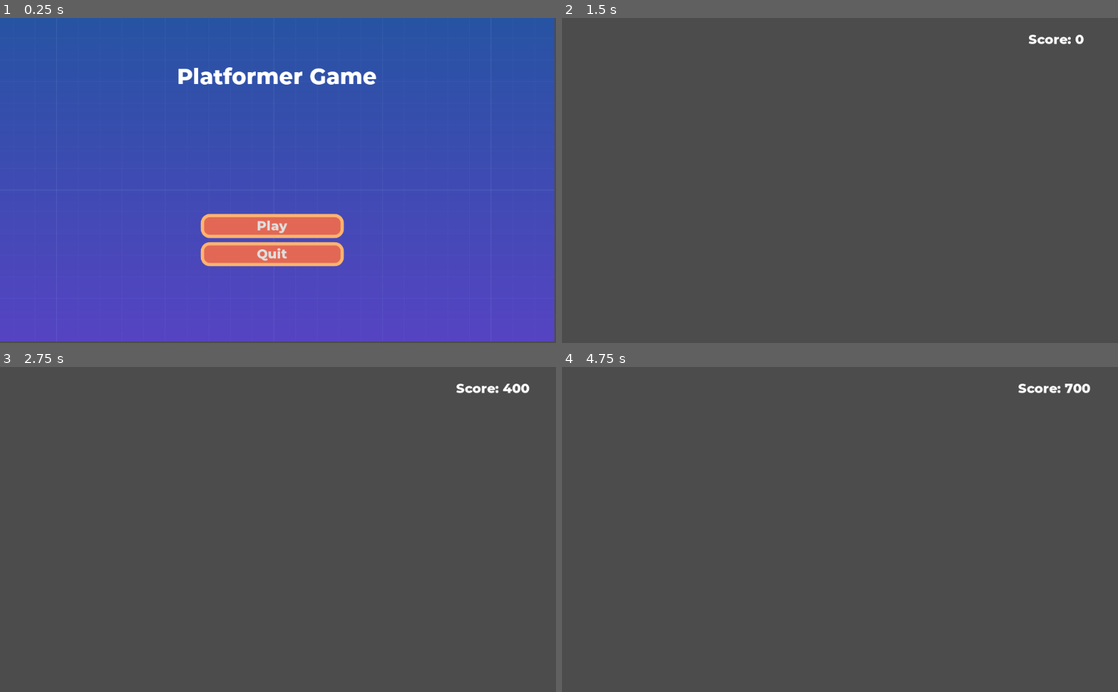
Above: before the commit, frames 1-4 (two rows, left to right).
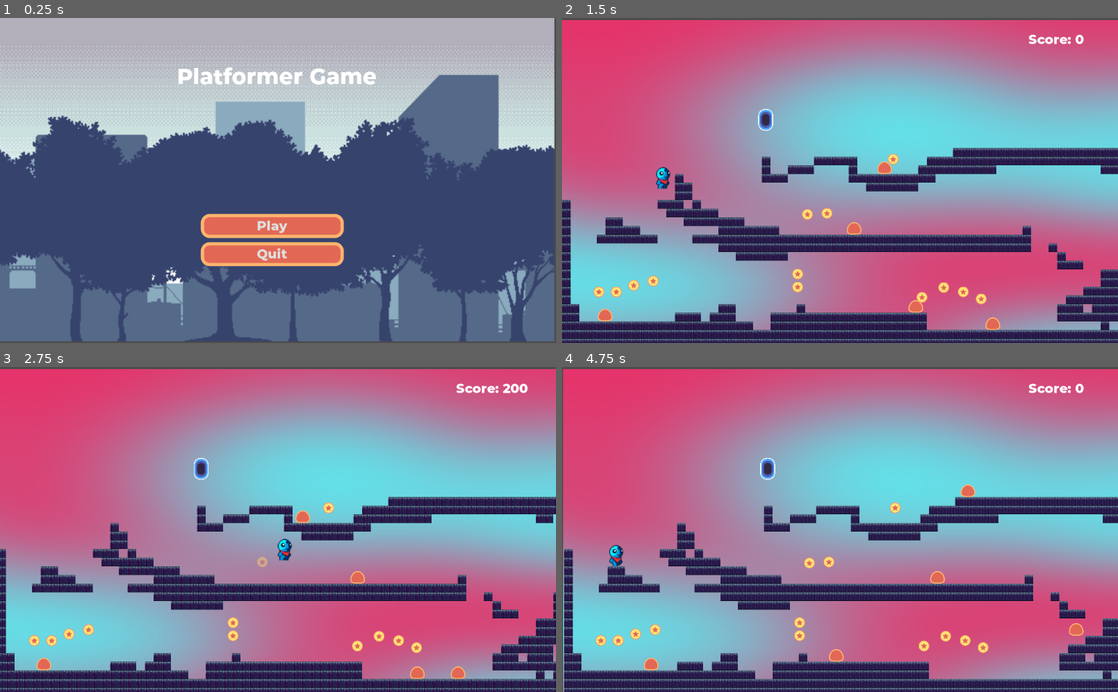
Above: after the commit, the same moments.

Repository: dim11010/Platformer_Game
Game: Godot game, scene res://src/Screens/MainScreen.tscn
Same seed, same stepped clock (60 frames per second), same inputs: the game is played once before the commit and once after it.
Inputs (mouse positions are in pixels of both pictures, inside the frame that each line leads up to):
- Up to frame 1 (0.25 s): no input
- Up to frame 2 (1.5 s): click "Play" at 0.5 s; hold D (move_right) from 1.28 s (still down); tap W (jump) at 1.35 s
- Up to frame 3 (2.75 s): keep holding D (move_right); tap W (jump) at 1.52, 1.82, 2.1, 2.27, 2.57 s
- Up to frame 4 (4.75 s): release D (move_right) at 2.78 s; hold A (move_left) 2.78-3.53 s; tap W (jump) at 2.85, 3.6, 3.77, 4.07 s; hold D (move_right) 3.53-4.25 s; click (840, 497) at 4.25 s, where only the run after the commit has a clickable "Retry"

The runs differ from the first frame. In frame 1, 95% of the frame differs, in the area x 0-100%, y 0-100%; in frame 2, 98%; in frame 3, 98%; in frame 4, 99%.

Commit message:
modify the player

Diff:
--- a/src/Screens/MainScreen.tscn
+++ b/src/Screens/MainScreen.tscn
@@ -3,7 +3,7 @@
 [ext_resource path="res://src/UserInterface/Title.tscn" type="PackedScene" id=1]
 [ext_resource path="res://src/UserInterface/ChangeSceneButton.tscn" type="PackedScene" id=2]
 [ext_resource path="res://src/UserInterface/QuitButton.tscn" type="PackedScene" id=3]
-[ext_resource path="res://assets/background.png" type="Texture" id=4]
+[ext_resource path="res://assets/craftpix-net-846754-free-green-zone-tileset-pixel-art/2 Background/Day/Background.png" type="Texture" id=4]
 [ext_resource path="res://assets/ui_theme.tres" type="Theme" id=5]
 
 [node name="MainScreen" type="Control"]
@@ -19,7 +19,6 @@
 anchor_bottom = 1.0
 texture = ExtResource( 4 )
 expand = true
-stretch_mode = 2
 
 [node name="Title" parent="." instance=ExtResource( 1 )]
 margin_top = 83.0
--- a/src/actors/Player.gd
+++ b/src/actors/Player.gd
@@ -1,5 +1,6 @@
 extends actor
-onready  var stomp_area: Area2D = $StompArea2D
+onready var stomp_area: Area2D = $StompArea2D
+onready var anim_sprite: AnimatedSprite = $Player
 
 export var score: = 100
 export var stomp_impulse: = 1000.0
@@ -17,9 +18,9 @@
 	var is_jump_interrupted: = Input.is_action_just_released("jump") and _velocity.y < 0.0
 	var direction: = get_direction()
 	_velocity = calculate_move_velocity(_velocity, direction, speed, is_jump_interrupted)
-	_velocity = calculate_move_velocity(_velocity, direction, speed,
-	 is_jump_interrupted)
 	_velocity = move_and_slide(_velocity, FLOOR_NORMAL)
+
+	update_animation(direction)  # Call the function here
 
 #player will move left and right
 func get_direction() -> Vector2:
@@ -27,6 +28,23 @@
 		Input.get_action_strength("move_right") - Input.get_action_strength("move_left"),
 		-1.0 if Input.is_action_just_pressed("jump") and is_on_floor() else 1.0
 	)
+
+func update_animation(direction: Vector2) -> void:
+	if not is_on_floor():
+		anim_sprite.play("jump")
+	elif direction.x != 0:
+		anim_sprite.play("run")
+	elif direction.x != 0:
+		anim_sprite.play("idle")
+	else:
+		anim_sprite.play("walk")
+
+	# Flip the sprite based on direction
+	if direction.x < 0:
+		anim_sprite.flip_h = true  # Face left
+	elif direction.x > 0:
+		anim_sprite.flip_h = false # Face right
+
 
 #calculation of player to jump
 func calculate_move_velocity(
--- a/src/actors/Player.tscn
+++ b/src/actors/Player.tscn
@@ -1,30 +1,179 @@
-[gd_scene load_steps=5 format=2]
-
-[ext_resource path="res://assets/player.png" type="Texture" id=1]
+[gd_scene load_steps=33 format=2]
+
+[ext_resource path="res://small heroes/3 Dude_Monster/Dude_Monster_Walk_6.png" type="Texture" id=1]
 [ext_resource path="res://src/actors/Player.gd" type="Script" id=2]
+[ext_resource path="res://small heroes/3 Dude_Monster/Dude_Monster_Run_6.png" type="Texture" id=3]
+[ext_resource path="res://small heroes/3 Dude_Monster/Dude_Monster_Jump_8.png" type="Texture" id=4]
+[ext_resource path="res://small heroes/3 Dude_Monster/Dude_Monster_Idle_4.png" type="Texture" id=5]
+
+[sub_resource type="AtlasTexture" id=10]
+flags = 4
+atlas = ExtResource( 5 )
+region = Rect2( 0, 0, 32, 32 )
+
+[sub_resource type="AtlasTexture" id=11]
+flags = 4
+atlas = ExtResource( 5 )
+region = Rect2( 32, 0, 32, 32 )
+
+[sub_resource type="AtlasTexture" id=12]
+flags = 4
+atlas = ExtResource( 5 )
+region = Rect2( 64, 0, 32, 32 )
+
+[sub_resource type="AtlasTexture" id=13]
+flags = 4
+atlas = ExtResource( 5 )
+region = Rect2( 96, 0, 32, 32 )
+
+[sub_resource type="AtlasTexture" id=14]
+flags = 4
+atlas = ExtResource( 4 )
+region = Rect2( 0, 0, 32, 32 )
+
+[sub_resource type="AtlasTexture" id=15]
+flags = 4
+atlas = ExtResource( 4 )
+region = Rect2( 32, 0, 32, 32 )
+
+[sub_resource type="AtlasTexture" id=16]
+flags = 4
+atlas = ExtResource( 4 )
+region = Rect2( 64, 0, 32, 32 )
+
+[sub_resource type="AtlasTexture" id=17]
+flags = 4
+atlas = ExtResource( 4 )
+region = Rect2( 96, 0, 32, 32 )
+
+[sub_resource type="AtlasTexture" id=18]
+flags = 4
+atlas = ExtResource( 4 )
+region = Rect2( 128, 0, 32, 32 )
+
+[sub_resource type="AtlasTexture" id=19]
+flags = 4
+atlas = ExtResource( 4 )
+region = Rect2( 160, 0, 32, 32 )
+
+[sub_resource type="AtlasTexture" id=20]
+flags = 4
+atlas = ExtResource( 4 )
+region = Rect2( 192, 0, 32, 32 )
+
+[sub_resource type="AtlasTexture" id=21]
+flags = 4
+atlas = ExtResource( 4 )
+region = Rect2( 224, 0, 32, 32 )
+
+[sub_resource type="AtlasTexture" id=22]
+flags = 4
+atlas = ExtResource( 3 )
+region = Rect2( 0, 0, 32, 32 )
+
+[sub_resource type="AtlasTexture" id=23]
+flags = 4
+atlas = ExtResource( 3 )
+region = Rect2( 32, 0, 32, 32 )
+
+[sub_resource type="AtlasTexture" id=24]
+flags = 4
+atlas = ExtResource( 3 )
+region = Rect2( 64, 0, 32, 32 )
+
+[sub_resource type="AtlasTexture" id=25]
+flags = 4
+atlas = ExtResource( 3 )
+region = Rect2( 96, 0, 32, 32 )
+
+[sub_resource type="AtlasTexture" id=26]
+flags = 4
+atlas = ExtResource( 3 )
+region = Rect2( 128, 0, 32, 32 )
+
+[sub_resource type="AtlasTexture" id=27]
+flags = 4
+atlas = ExtResource( 3 )
+region = Rect2( 160, 0, 32, 32 )
+
+[sub_resource type="AtlasTexture" id=4]
+flags = 4
+atlas = ExtResource( 1 )
+region = Rect2( 0, 0, 32, 32 )
+
+[sub_resource type="AtlasTexture" id=5]
+flags = 4
+atlas = ExtResource( 1 )
+region = Rect2( 32, 0, 32, 32 )
+
+[sub_resource type="AtlasTexture" id=6]
+flags = 4
+atlas = ExtResource( 1 )
+region = Rect2( 64, 0, 32, 32 )
+
+[sub_resource type="AtlasTexture" id=7]
+flags = 4
+atlas = ExtResource( 1 )
+region = Rect2( 96, 0, 32, 32 )
+
+[sub_resource type="AtlasTexture" id=8]
+flags = 4
+atlas = ExtResource( 1 )
+region = Rect2( 128, 0, 32, 32 )
+
+[sub_resource type="AtlasTexture" id=9]
+flags = 4
+atlas = ExtResource( 1 )
+region = Rect2( 160, 0, 32, 32 )
+
+[sub_resource type="SpriteFrames" id=3]
+animations = [ {
+"frames": [ SubResource( 10 ), SubResource( 11 ), SubResource( 12 ), SubResource( 13 ) ],
+"loop": true,
+"name": "idle",
+"speed": 5.0
+}, {
+"frames": [ SubResource( 14 ), SubResource( 15 ), SubResource( 16 ), SubResource( 17 ), SubResource( 18 ), SubResource( 19 ), SubResource( 20 ), SubResource( 21 ) ],
+"loop": true,
+"name": "jump",
+"speed": 5.0
+}, {
+"frames": [ SubResource( 22 ), SubResource( 23 ), SubResource( 24 ), SubResource( 25 ), SubResource( 26 ), SubResource( 27 ) ],
+"loop": true,
+"name": "run",
+"speed": 5.0
+}, {
+"frames": [ SubResource( 4 ), SubResource( 5 ), SubResource( 6 ), SubResource( 7 ), SubResource( 8 ), SubResource( 9 ) ],
+"loop": true,
+"name": "walk",
+"speed": 5.0
+} ]
 
 [sub_resource type="RectangleShape2D" id=1]
-extents = Vector2( 23, 24 )
+extents = Vector2( 7.5, 14.5 )
 
 [sub_resource type="RectangleShape2D" id=2]
-extents = Vector2( 24, 23.5 )
+extents = Vector2( 8.5, 14 )
 
 [node name="Player" type="KinematicBody2D"]
+scale = Vector2( 3, 3 )
 collision_mask = 8
 script = ExtResource( 2 )
-speed = Vector2( 600, 1000 )
+speed = Vector2( 450, 1000 )
 gravity = 4000.0
 
-[node name="Player" type="Sprite" parent="."]
-position = Vector2( 0, -24 )
-scale = Vector2( 0.5, 0.5 )
-texture = ExtResource( 1 )
+[node name="Player" type="AnimatedSprite" parent="."]
+frames = SubResource( 3 )
+animation = "walk"
+frame = 2
+playing = true
 
 [node name="CollisionShape2D" type="CollisionShape2D" parent="."]
-position = Vector2( 0, -24 )
+position = Vector2( -0.5, 1.5 )
 shape = SubResource( 1 )
 
 [node name="Camera2D" type="Camera2D" parent="."]
+visible = false
 position = Vector2( 7.27596e-12, -24 )
 scale = Vector2( 1.17037, 0.696084 )
 current = true
@@ -47,7 +196,7 @@
 
 [node name="CollisionShape2D" type="CollisionShape2D" parent="EnemyDetector"]
 modulate = Color( 0.839216, 0.827451, 0.0235294, 1 )
-position = Vector2( 0, -23.5 )
+position = Vector2( -0.5, 1 )
 shape = SubResource( 2 )
 
 [connection signal="area_entered" from="EnemyDetector" to="." method="_on_EnemyDetector_area_entered"]
--- a/src/levels/Level01.tscn
+++ b/src/levels/Level01.tscn
@@ -59,15 +59,14 @@
 collision_layer = 8
 collision_mask = 0
 format = 1
-tile_data = PoolIntArray( -393092, 0, 0, -393091, 0, 0, -393 …(7577 unchanged characters)… , 0, 0, 983149, 0, 0, 983150, 0, 0, 983165, 0, 0, 983166, 0, 0, 983167, 0, 0, 98 …(11676 unchanged characters)…
+tile_data = PoolIntArray( -393092, 0, 0, -393091, 0, 0, -393 …(7577 unchanged characters)… , 0, 0, 983149, 0, 0, 983150, 0, 0, 983157, 0, 0, 983158, 0, 0, 983165, 0, 0, 983166, 0, 0, 983167, 0, 0, 98 …(11676 unchanged characters)…
 
 [node name="Player" parent="." instance=ExtResource( 3 )]
-position = Vector2( 97, 357 )
-scale = Vector2( 0.5, 0.5 )
+position = Vector2( 97, 346 )
+scale = Vector2( 1.5, 1.5 )
 
 [node name="Camera2D" parent="Player" index="2"]
 position = Vector2( 0, -24 )
-limit_bottom = 0
 
 [node name="Enemy" parent="." instance=ExtResource( 4 )]
 position = Vector2( 52, 553 )
@@ -214,7 +213,7 @@
 scale = Vector2( 0.3, 0.3 )
 
 [node name="Portal2D" parent="." instance=ExtResource( 1 )]
-position = Vector2( 378, 227 )
+position = Vector2( 375, 213 )
 scale = Vector2( 0.2, 0.2 )
 next_scene = ExtResource( 5 )
 
--- a/src/levels/Level02.tscn
+++ b/src/levels/Level02.tscn
@@ -8,7 +8,6 @@
 [ext_resource path="res://src/Objects/Portal.tscn" type="PackedScene" id=6]
 [ext_resource path="res://src/UserInterface/UserInterface.tscn" type="PackedScene" id=7]
 [ext_resource path="res://src/Screens/EndScreen.tscn" type="PackedScene" id=8]
-[ext_resource path="res://assets/craftpix-net-846754-free-green-zone-tileset-pixel-art/3 Objects/Other/Ladder1.png" type="Texture" id=9]
 
 [sub_resource type="ConvexPolygonShape2D" id=1]
 points = PoolVector2Array( 0, 0, 32, 0, 32, 32, 0, 32 )
@@ -66,9 +65,11 @@
 tile_data = PoolIntArray( -524153, 0, 0, -458617, 0, 0, -393207, 0, 0, -393206, 0, 0, -393082, 0, 0, -393081, 0, 0, -32 …(17950 unchanged characters)…
 
 [node name="Player" parent="." instance=ExtResource( 2 )]
-position = Vector2( 27, 411 )
-scale = Vector2( 0.5, 0.5 )
-speed = Vector2( 450, 1000 )
+position = Vector2( 20, 409 )
+scale = Vector2( 1.5, 1.5 )
+
+[node name="Player" parent="Player" index="0"]
+frame = 5
 
 [node name="Enemy" parent="." instance=ExtResource( 3 )]
 position = Vector2( 206, 412 )
@@ -243,13 +244,5 @@
 scale = Vector2( 0.2, 0.2 )
 next_scene = ExtResource( 8 )
 
-[node name="Ladder1" type="Sprite" parent="."]
-position = Vector2( 494, 290 )
-texture = ExtResource( 9 )
-
-[node name="Ladder2" type="Sprite" parent="."]
-position = Vector2( 494, 320 )
-texture = ExtResource( 9 )
-
 [editable path="UserInterface/UserInterface"]
 [editable path="Player"]
Binary file added: small heroes/1 Pink_Monster/Double_Jump_Dust_5.png
Not shown, added: small heroes/1 Pink_Monster/Double_Jump_Dust_5.png.import
Binary file added: small heroes/1 Pink_Monster/Pink_Monster.png
Not shown, added: small heroes/1 Pink_Monster/Pink_Monster.png.import
Binary file added: small heroes/1 Pink_Monster/Pink_Monster_Attack1_4.png
Not shown, added: small heroes/1 Pink_Monster/Pink_Monster_Attack1_4.png.import
Binary file added: small heroes/1 Pink_Monster/Pink_Monster_Attack2_6.png
Not shown, added: small heroes/1 Pink_Monster/Pink_Monster_Attack2_6.png.import
Binary file added: small heroes/1 Pink_Monster/Pink_Monster_Climb_4.png
Not shown, added: small heroes/1 Pink_Monster/Pink_Monster_Climb_4.png.import
Binary file added: small heroes/1 Pink_Monster/Pink_Monster_Death_8.png
Not shown, added: small heroes/1 Pink_Monster/Pink_Monster_Death_8.png.import
(and 99 more such lines)
